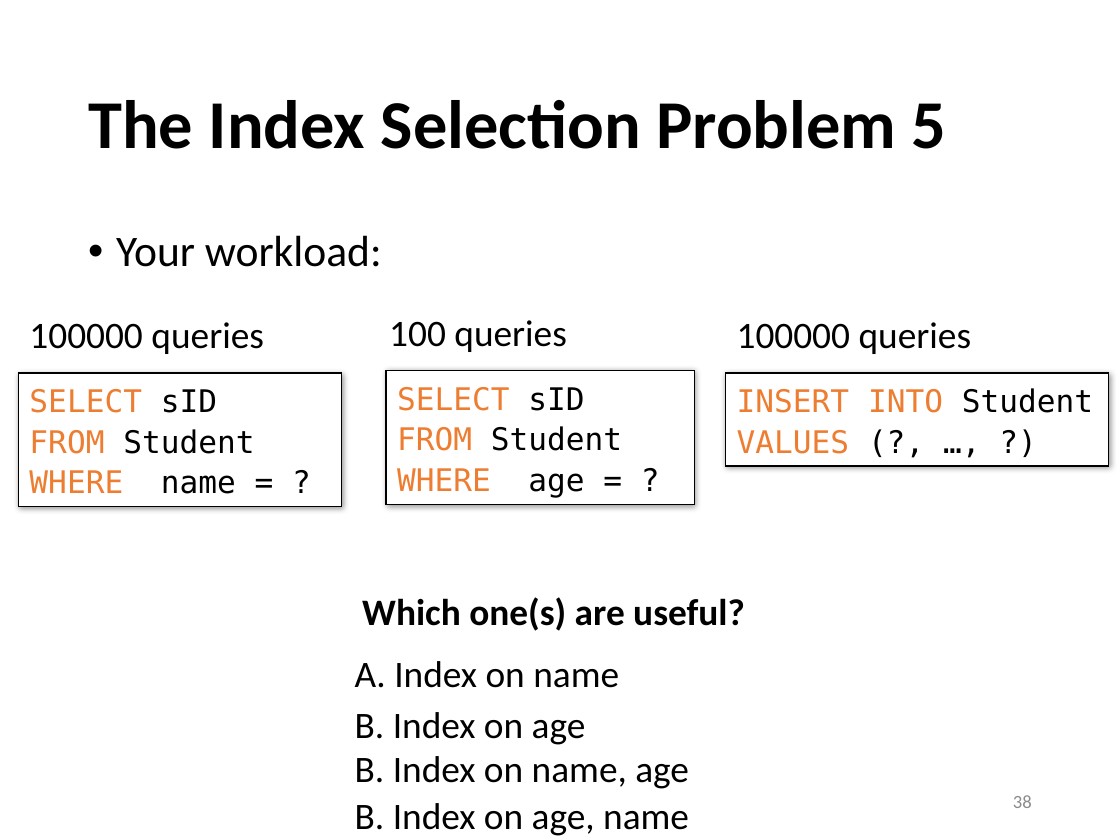
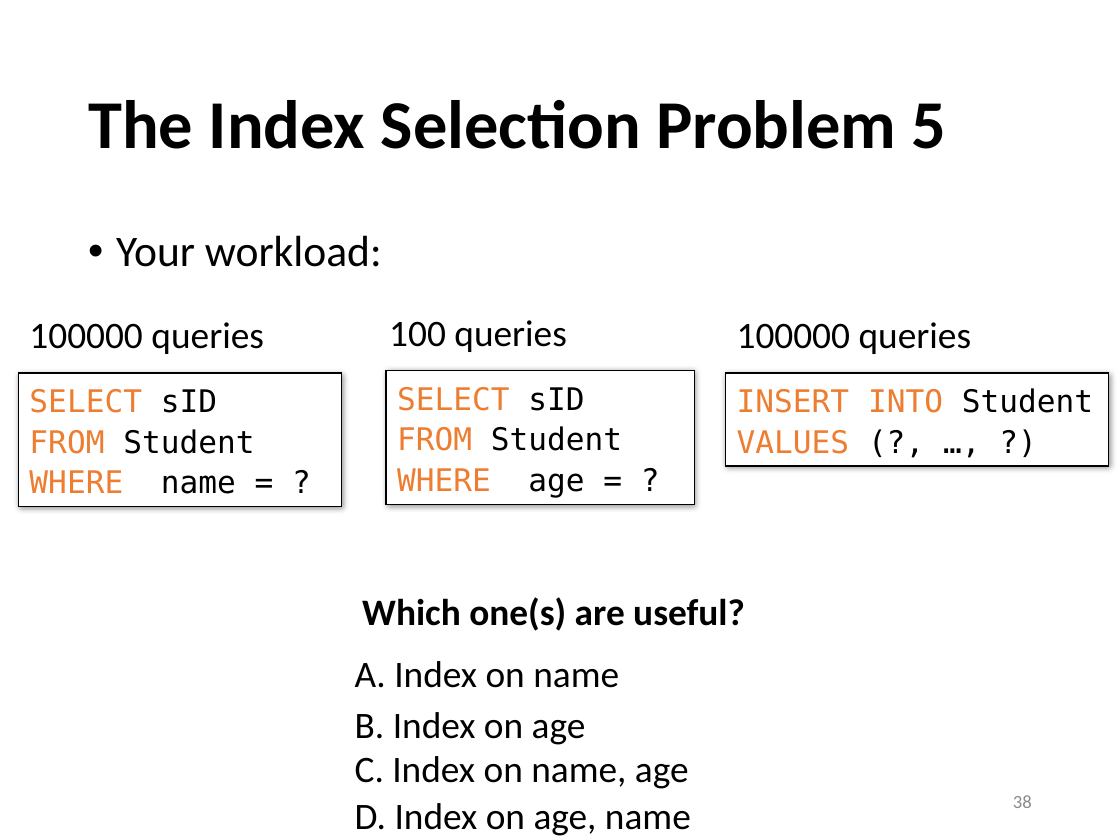
Before and after one commit to sfu-db/cmpt354, a slide deck: slide 38 of Lectures/lec6-qp-indexing.pptx. Drawn at 1120x840 pixels with LibreOffice and Linux fonts; fonts in the diff are those of the drawing. Boxes give left, top, right and bottom in pixels: in the first picture for what was removed or moved away, otherwise in the second. Text is boxed around its words. In the diff, an @@ line names an element or a change of style, - is before the commit and + after.

```diff
--- a/Lectures/lec6-qp-indexing.pptx
+++ b/Lectures/lec6-qp-indexing.pptx
@@ text at (355, 756, 689, 789): text changed @@
-B. Index on name, age
+C. Index on name, age
@@ text at (355, 803, 691, 836): text changed @@
-B. Index on age, name
+D. Index on age, name
```
Also in this commit, not shown: 1 other slide changed, 13 other files.
